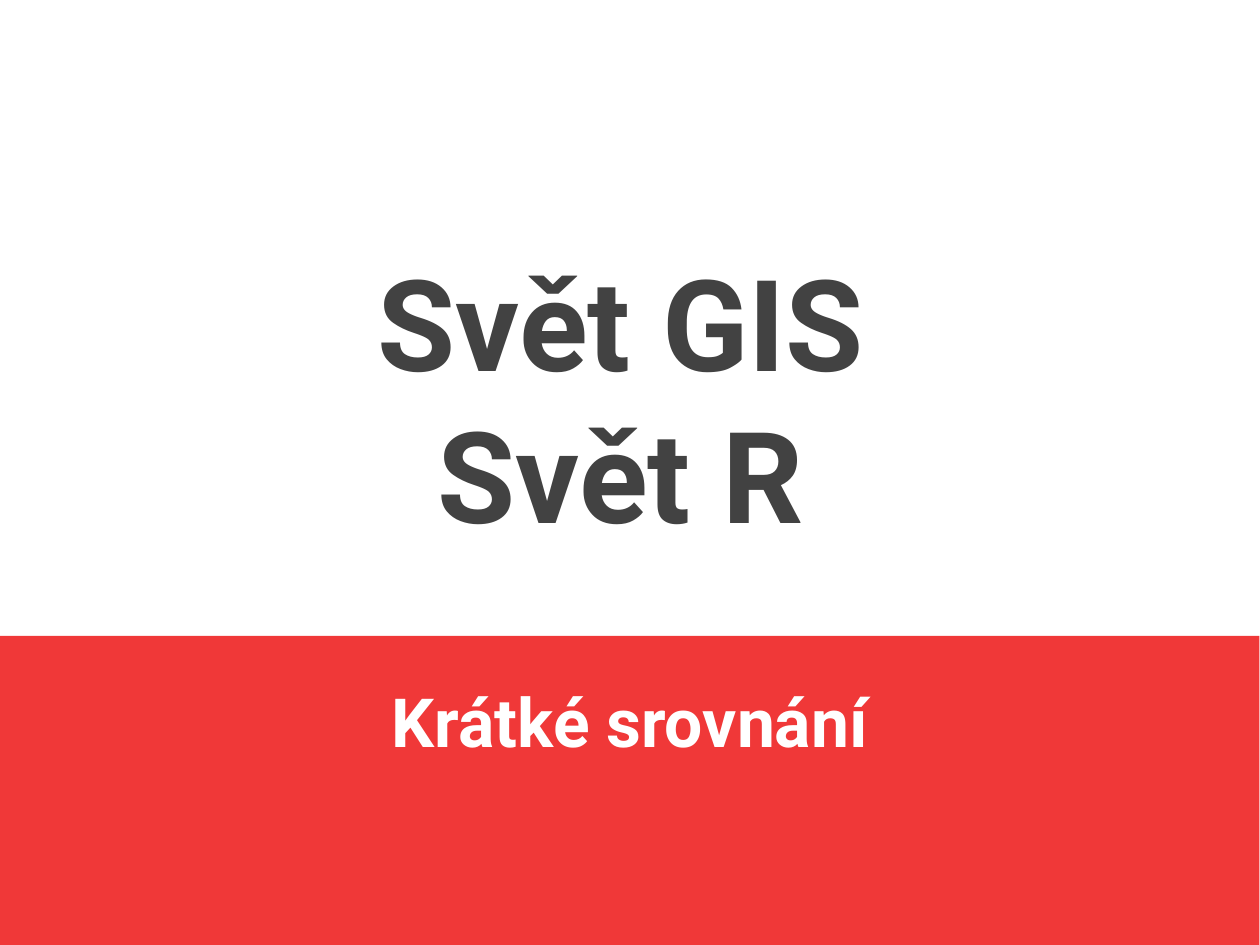
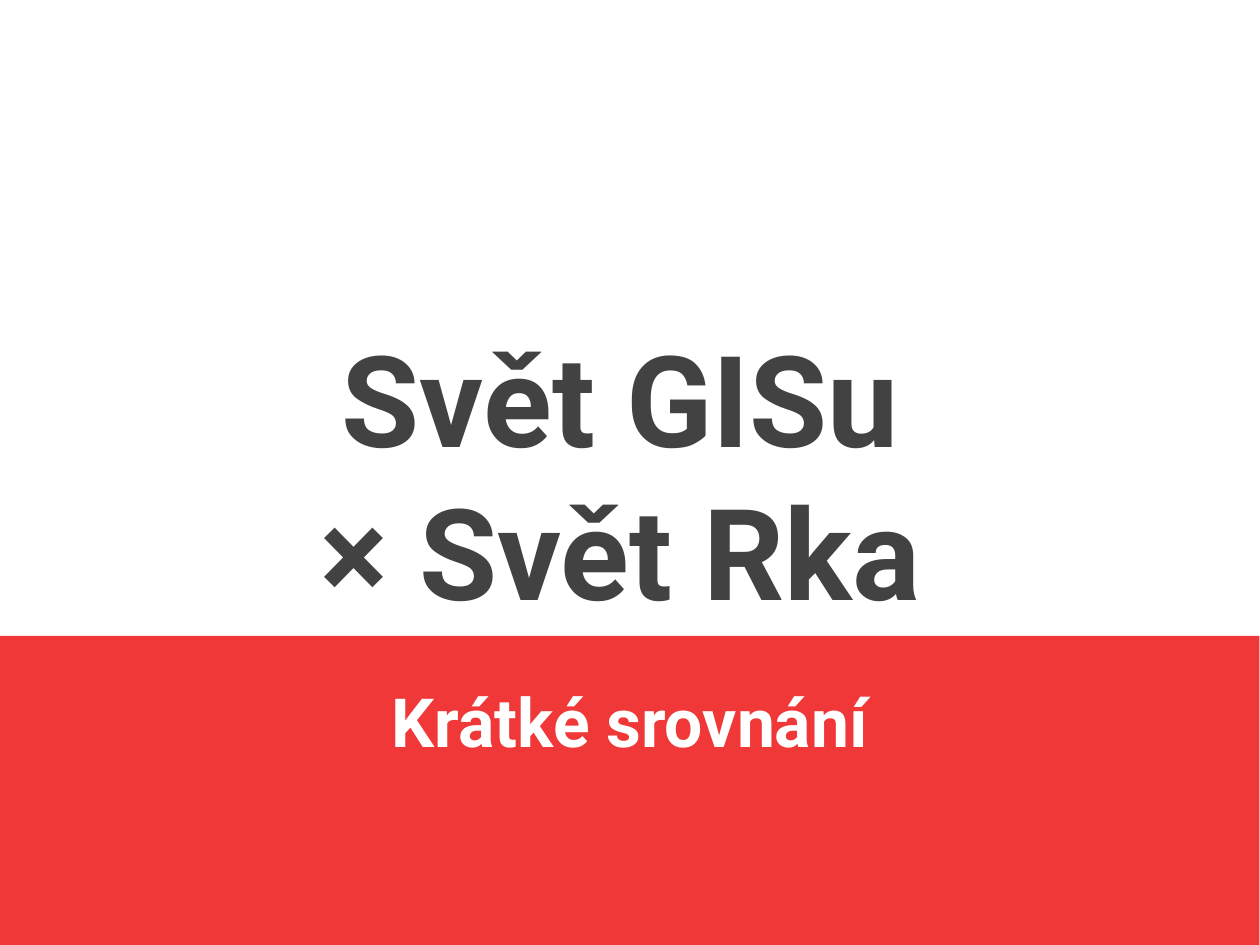
Before and after one commit to jlacko/4EK418, a slide deck: slide 1 of prez/2 - svět gisu svět erka.odp. Drawn at 1260x945 pixels with LibreOffice and Linux fonts; fonts in the diff are those of the drawing. Boxes give left, top, right and bottom in pixels: in the first picture for what was removed or moved away, otherwise in the second. Text is boxed around its words. In the diff, an @@ line names an element or a change of style, - is before the commit and + after.

```diff
--- a/prez/2 - svět gisu svět erka.odp
+++ b/prez/2 - svět gisu svět erka.odp
@@ title at box(342, 351, 921, 602): text changed @@
-Svět GIS
-Svět R
+Svět GISu
+× Svět Rka
```
Also in this commit, not shown: 2 other slides changed, 7 other files.
